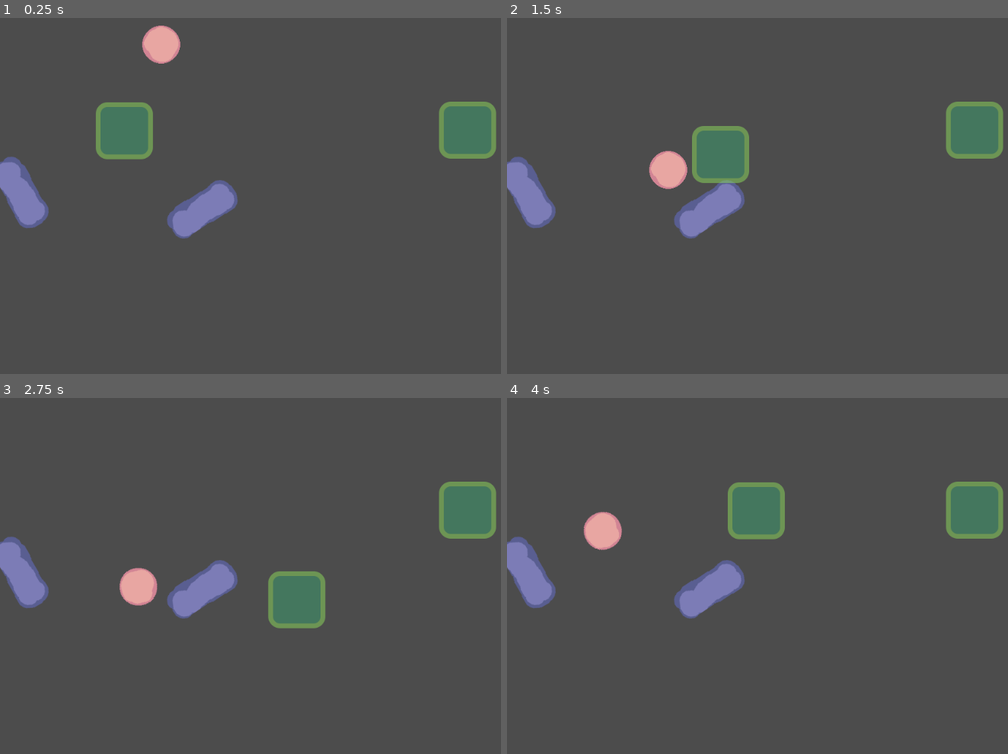
Above: before the commit, frames 1-4 (two rows, left to right).
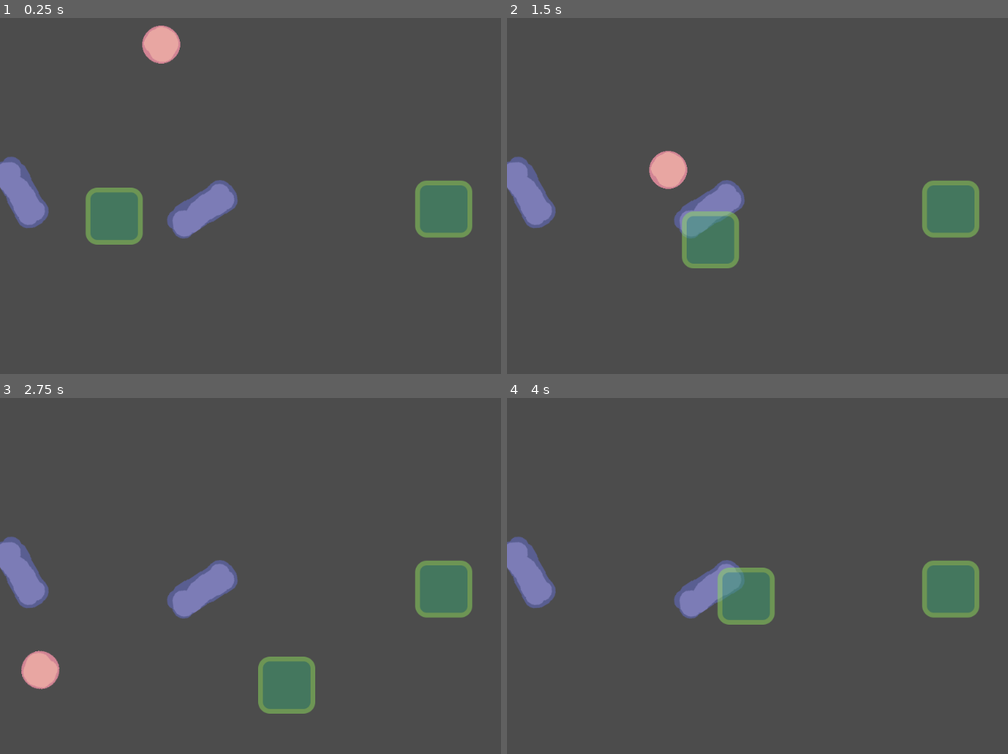
Above: after the commit, the same moments.

Repository: 0xOnyx/UpsiJam2.0
Game: Godot game, scene res://level/level.tscn
Same seed, same stepped clock (60 frames per second), same inputs: the game is played once before the commit and once after it.
Inputs:
- Up to frame 1 (0.25 s): no input
- Up to frame 2 (1.5 s): hold D (1_move_right) 0.53-1.28 s; hold S (1_move_down) from 1.28 s (still down)
- Up to frame 3 (2.75 s): release S (1_move_down) at 2.03 s; hold D (1_move_right) from 2.03 s (still down)
- Up to frame 4 (4 s): release D (1_move_right) at 2.78 s; hold W (1_move_up) 2.78-3.53 s; hold A (1_move_left) from 3.53 s (still down)

The runs differ from the first frame. In frame 1, 7.1% of the frame differs, in the area x 17-100%, y 23-64%; in frame 2, 7.1%; in frame 3, 8.4%, in the area x 4-100%, y 23-89%; in frame 4, 7.7%.

Commit message:
Changed key mapping and implementing blocker spawn

Diff:
--- a/ball/ball.gd
+++ b/ball/ball.gd
@@ -11,9 +11,9 @@
 
 # Called when the node enters the scene tree for the first time.
 func _ready():
-	if bounce_factor == null:
-			bounce_factor = .5
-	.set_bounce(bounce_factor)
+	#if bounce_factor == null:
+	#		bounce_factor = .5
+	#.set_bounce(bounce_factor)
 	pass # Replace with function body.
 
 
--- a/blocker/blocker.gd
+++ b/blocker/blocker.gd
@@ -5,6 +5,8 @@
 # var a = 2
 # var b = "text"
 onready var bounce_factor
+
+
 
 # Called when the node enters the scene tree for the first time.
 func _ready():
--- a/level/level.tscn
+++ b/level/level.tscn
@@ -13,18 +13,13 @@
 position = Vector2( 340, 323 )
 rotation = -0.591982
 
-[node name="Cursor" parent="." instance=ExtResource( 3 )]
-position = Vector2( 209, 190 )
-
-[node name="Cursor2" parent="." instance=ExtResource( 3 )]
-position = Vector2( 786, 189 )
-inputs = {
-"down": "2_move_down",
-"left": "2_move_left",
-"right": "2_move_right",
-"up": "2_move_up"
-}
-
 [node name="Blocker2" parent="." instance=ExtResource( 2 )]
 position = Vector2( 34, 294 )
 rotation = 1.045
+
+[node name="Cursor" parent="." instance=ExtResource( 3 )]
+position = Vector2( 192, 334 )
+
+[node name="Cursor2" parent="." instance=ExtResource( 3 )]
+position = Vector2( 746, 322 )
+player = "2"
--- a/player/Cursor.gd
+++ b/player/Cursor.gd
@@ -3,12 +3,17 @@
 var lifes: int = 10;
 var speed : int = 200;
 var vel = Vector2()
-export var inputs = {
-	"right": "1_move_right",
-	"left": "1_move_left",
-	"up": "1_move_up",
-	"down": "1_move_down"
+export var player = "1";
+onready var inputs = {
+	"right": player + "_move_right",
+	"left": player + "_move_left",
+	"up": player + "_move_up",
+	"down": player + "_move_down",
+	"place": player + "_place"
 };
+
+onready var flagPacked = preload("res://blocker/blocker.tscn")
+
 onready var sprite = $Sprite
 
 
@@ -28,4 +33,10 @@
 		vel.y += speed;
 	if Input.is_action_pressed(inputs["up"]):
 		vel.y -= speed;
+	if Input.is_action_just_pressed(inputs["place"]):
+		var block = flagPacked.instance(PackedScene.GEN_EDIT_STATE_MAIN);
+		block.position = position
+		get_parent().add_child(block)
+		modulate = Color(0, 1.5, 0)
+
 	vel = move_and_slide(vel, Vector2.UP);
--- a/project.godot
+++ b/project.godot
@@ -64,6 +64,16 @@
 "events": [ Object(InputEventKey,"resource_local_to_scene":false,"resource_name":"","device":0,"alt":false,"shift":false,"control":false,"meta":false,"command":false,"pressed":false,"scancode":0,"physical_scancode":39,"unicode":0,"echo":false,"script":null)
  ]
 }
+1_place={
+"deadzone": 0.5,
+"events": [ Object(InputEventKey,"resource_local_to_scene":false,"resource_name":"","device":0,"alt":false,"shift":false,"control":false,"meta":false,"command":false,"pressed":false,"scancode":0,"physical_scancode":16777237,"unicode":0,"echo":false,"script":null)
+ ]
+}
+2_place={
+"deadzone": 0.5,
+"events": [ Object(InputEventKey,"resource_local_to_scene":false,"resource_name":"","device":0,"alt":false,"shift":false,"control":false,"meta":false,"command":false,"pressed":false,"scancode":0,"physical_scancode":32,"unicode":0,"echo":false,"script":null)
+ ]
+}
 
 [physics]
 
